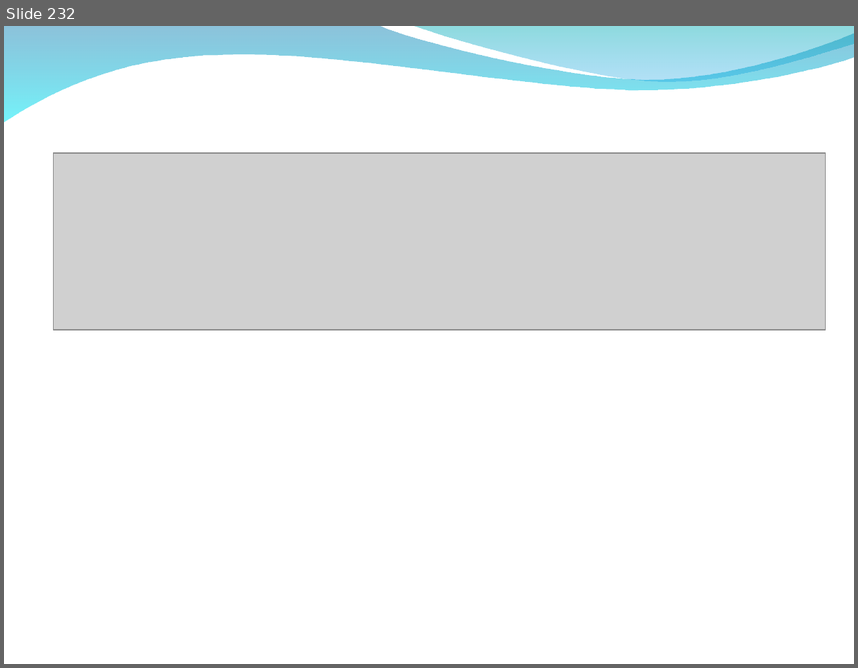
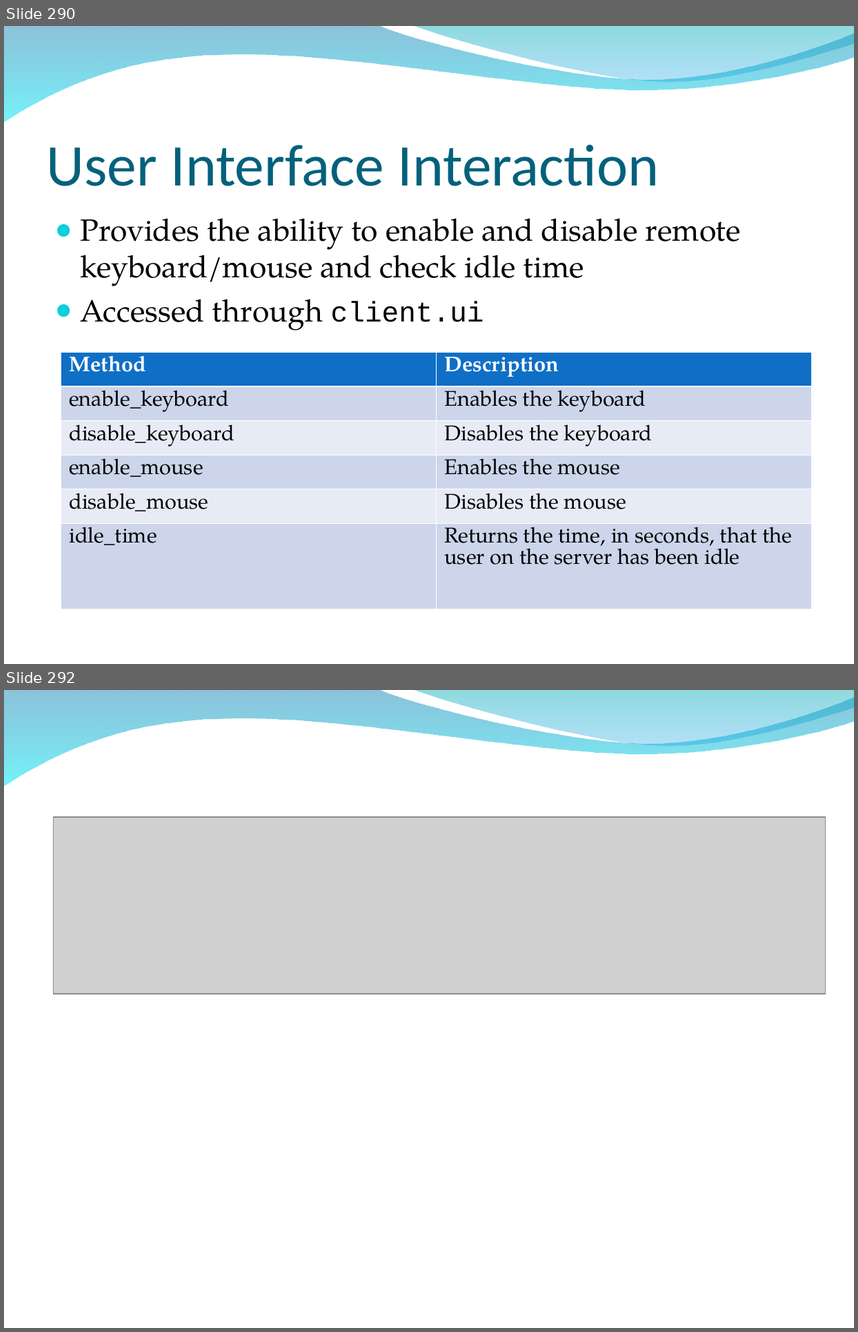
Before and after one commit to bedestall5/metasploit-framework, a slide deck: dev/materials/msf3_internals_training/slides/bh_training_deck.ppt. Shown one above the other, each under a label of ours: slide 232 before the commit, slides 290 and 292 after it; the slides between them are not shown. The pictures are 858x668 and 858x1332 pixels, drawn with LibreOffice and Linux fonts; fonts in the diff are those of the drawing; grey boxes stand for pictures; background and template pictures are left out. Boxes give left, top, right and bottom in pixels: in the first picture for what was removed or moved away, otherwise in the second. Text is boxed around its words. In the diff, an @@ line names an element or a change of style, - is before the commit and + after.

```diff
--- a/dev/materials/msf3_internals_training/slides/bh_training_deck.ppt
+++ b/dev/materials/msf3_internals_training/slides/bh_training_deck.ppt
@@ slide 290 added at bbox=[4, 26, 854, 664], background picture (left out); not listed: 2 template elements that a slide beside it also shows @@
@@ title added at bbox=[47, 145, 660, 186], 50 pt, text #04617B @@
+User Interface Interaction
@@ text added at bbox=[80, 218, 741, 330], 26 pt, text #000000 @@
+● Provides the ability to enable and disable remote keyboard/mouse and check idle time
+● Accessed through client.ui
@@ table added at bbox=[61, 352, 813, 584], 6 rows, 2 columns @@
+Method | Description
+enable_keyboard | Enables the keyboard
+disable_keyboard | Disables the keyboard
+enable_mouse | Enables the mouse
+disable_mouse | Disables the mouse
+idle_time | Returns the time, in seconds, that the user on the server has been idle
@@ what was slide 232 is now slide 292 @@
```
Also in this commit, not shown: 60 other slides added.
